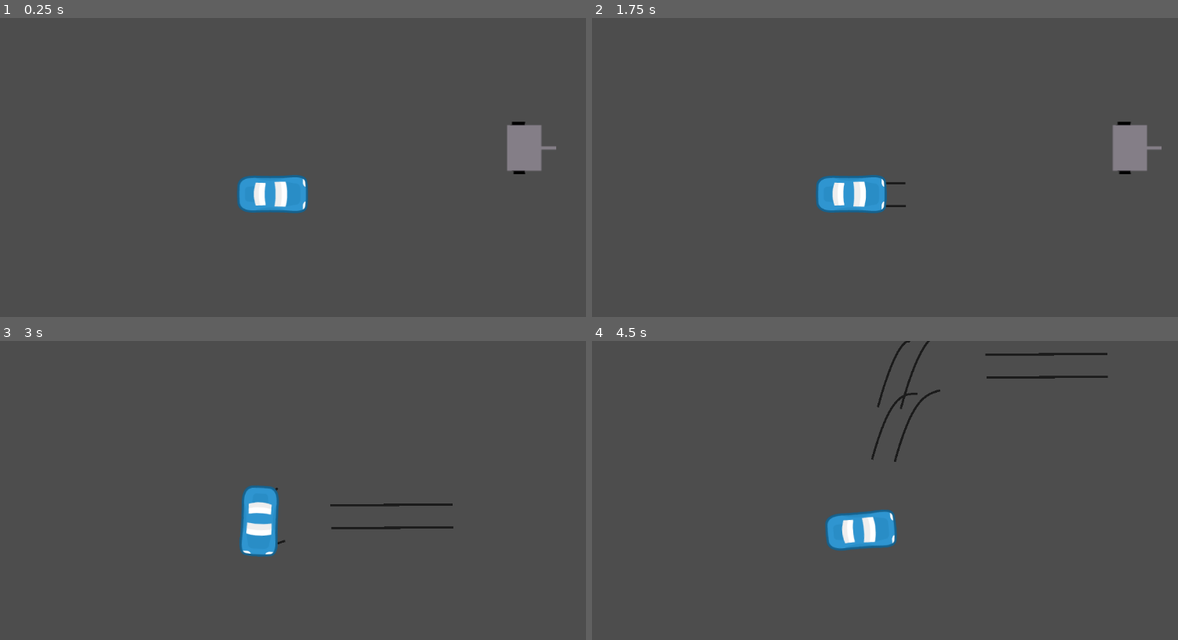
Above: before the commit, frames 1-4 (two rows, left to right).
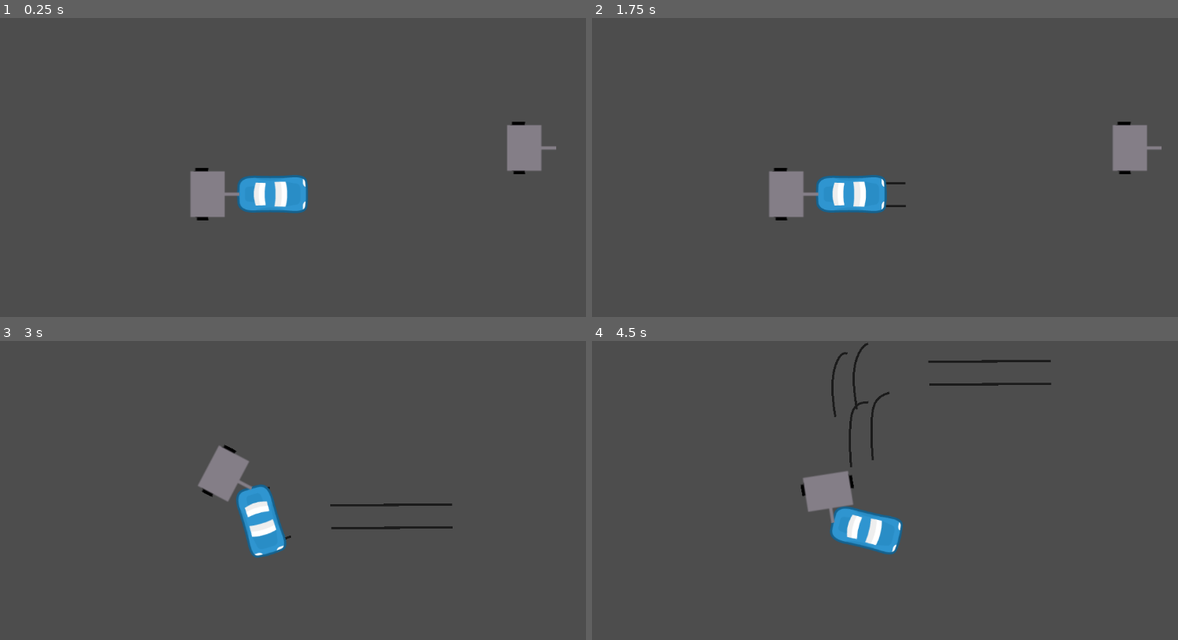
Above: after the commit, the same moments.

Repository: martinboue/ludum-dare-53
Game: Godot game, scene res://main.tscn
Two runs of this game, one before a commit and one after it. Both use one fixed random seed, a clock stepped at 60 frames per second and the inputs below.
Inputs:
- Up to frame 1 (0.25 s): no input
- Up to frame 2 (1.75 s): tap Enter at 0.5 s; hold Right (steer_right) 0.53-1.28 s; tap Space at 1.25 s; hold Down (brake) from 1.28 s (still down)
- Up to frame 3 (3 s): release Down (brake) at 2.03 s; hold Right (steer_right) 2.03-2.78 s; hold Up (accelerate) from 2.78 s (still down)
- Up to frame 4 (4.5 s): release Up (accelerate) at 3.53 s; hold Left (steer_left) from 3.53 s (still down)

The runs differ from the first frame. In frame 1, 1.0% of the frame differs, in the area x 32-41%, y 50-68%; in frame 2, 1.0%; in frame 3, 1.8%; in frame 4, 3.5%, in the area x 35-89%, y 0-72%.

Commit message:
Change trailer physics

Diff:
--- a/src/actors/car/car.tscn
+++ b/src/actors/car/car.tscn
@@ -1,8 +1,9 @@
-[gd_scene load_steps=5 format=3 uid="uid://b3oilgucxs8uq"]
+[gd_scene load_steps=6 format=3 uid="uid://b3oilgucxs8uq"]
 
 [ext_resource type="Script" path="res://src/actors/car/car.gd" id="1_l67g7"]
 [ext_resource type="Texture2D" uid="uid://5s16qsmsypi6" path="res://src/actors/car/car.png" id="2_dlaoy"]
 [ext_resource type="PackedScene" uid="uid://dfntrurleh6e" path="res://src/actors/car/drift/drifter.tscn" id="3_u5js2"]
+[ext_resource type="PackedScene" uid="uid://wr5v2amc3ljx" path="res://src/actors/trailer/trailer.tscn" id="4_bbmyq"]
 
 [sub_resource type="CapsuleShape2D" id="CapsuleShape2D_frxwr"]
 radius = 35.0
@@ -31,3 +32,6 @@
 
 [node name="Drifter" parent="." instance=ExtResource("3_u5js2")]
 rotation = 1.5708
+
+[node name="Trailer" parent="." instance=ExtResource("4_bbmyq")]
+position = Vector2(-109, 0)
--- a/src/actors/trailer/trailer.gd
+++ b/src/actors/trailer/trailer.gd
@@ -2,5 +2,5 @@
 
 
 func _ready() -> void:
-	if owner is RigidBody2D:
-		$PinJoint2D.node_a = owner.get_path()
+	if get_parent() is RigidBody2D:
+		$PinJoint2D.node_a = get_parent().get_path()
--- a/src/actors/trailer/trailer.tscn
+++ b/src/actors/trailer/trailer.tscn
@@ -9,6 +9,7 @@
 [node name="Trailer" type="RigidBody2D"]
 position = Vector2(22, 0)
 rotation = 1.5708
+mass = 0.01
 script = ExtResource("1_gna1w")
 
 [node name="PinJoint2D" type="PinJoint2D" parent="."]
